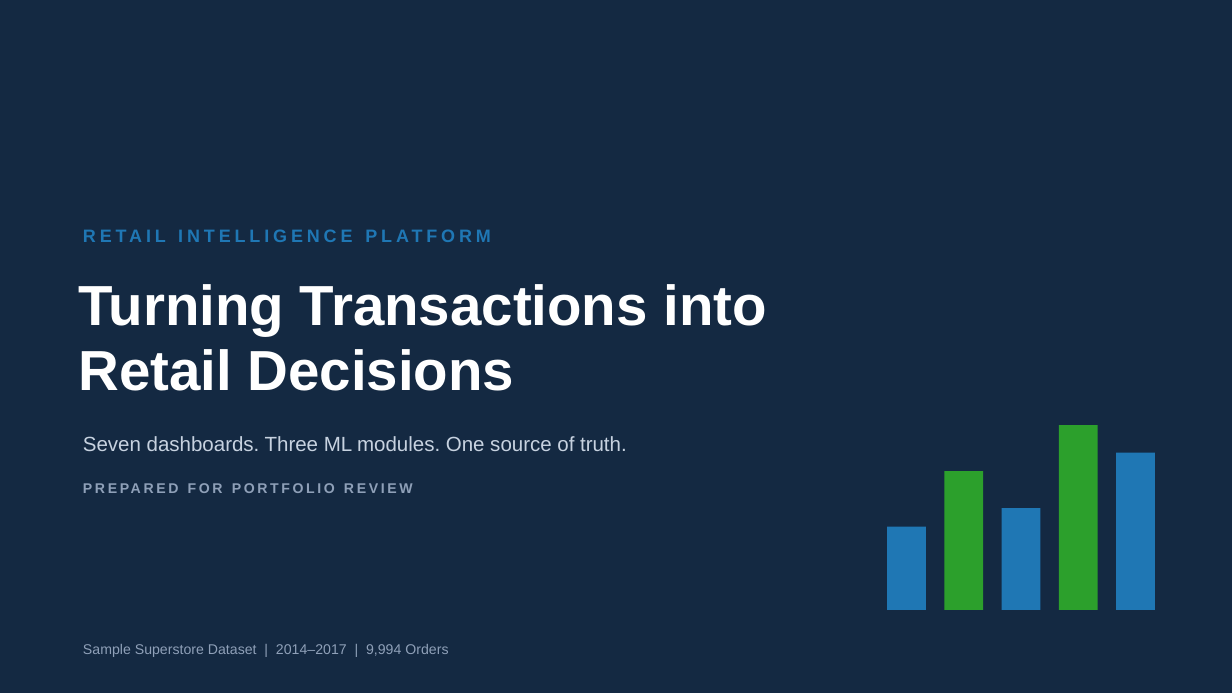
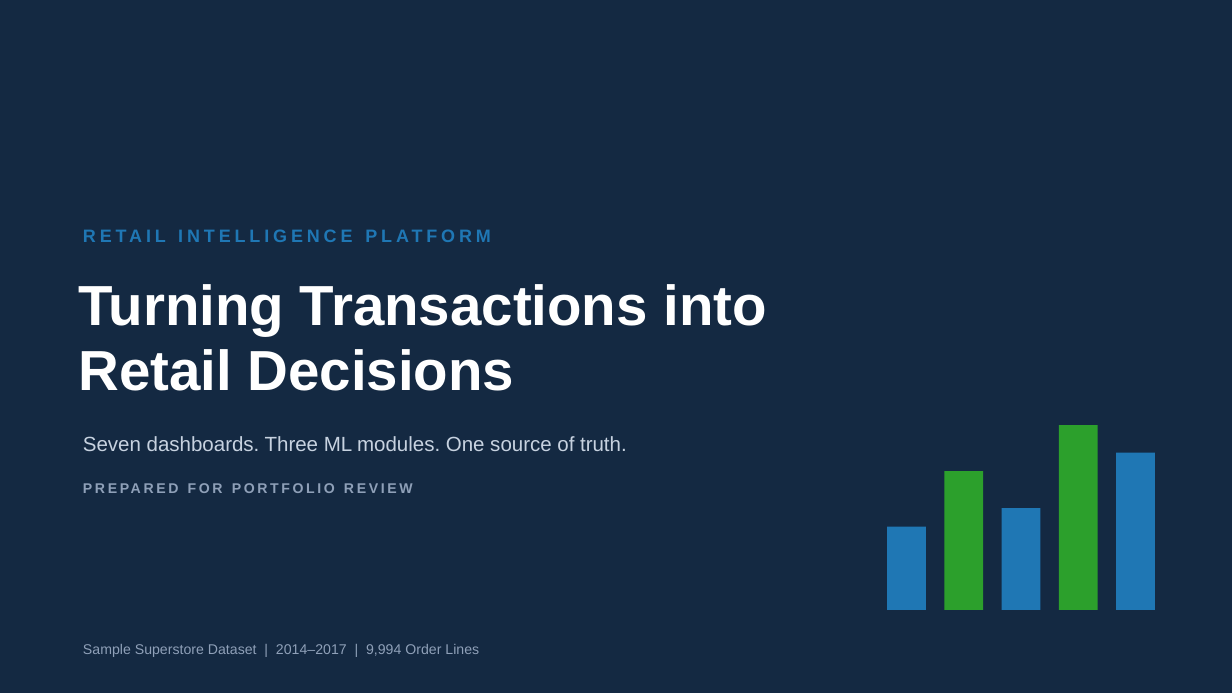
Before and after one commit to RaipallyArjun/Retail-Intelligence-Platform, a slide deck: slide 1 of reports/Presentation.pptx. Drawn at 1232x693 pixels with LibreOffice and Linux fonts; fonts in the diff are those of the drawing. Boxes give left, top, right and bottom in pixels: in the first picture for what was removed or moved away, otherwise in the second. Text is boxed around its words. In the diff, an @@ line names an element or a change of style, - is before the commit and + after.

```diff
--- a/reports/Presentation.pptx
+++ b/reports/Presentation.pptx
@@ text at (x1=83, y1=644, x2=479, y2=657): text changed @@
-Sample Superstore Dataset | 2014–2017 | 9,994 Orders
+Sample Superstore Dataset | 2014–2017 | 9,994 Order Lines
```
Also in this commit, not shown: 6 other slides changed, 3 other files.
